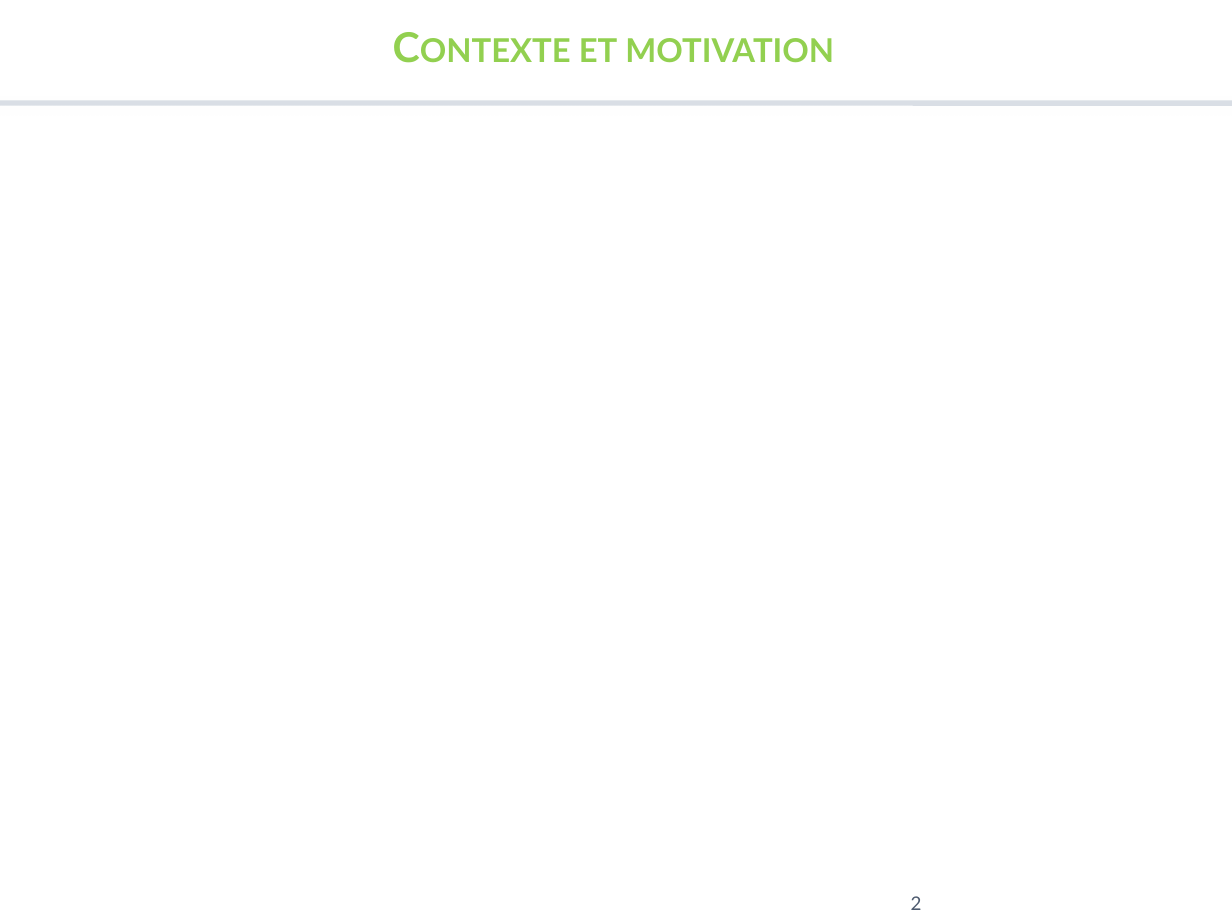
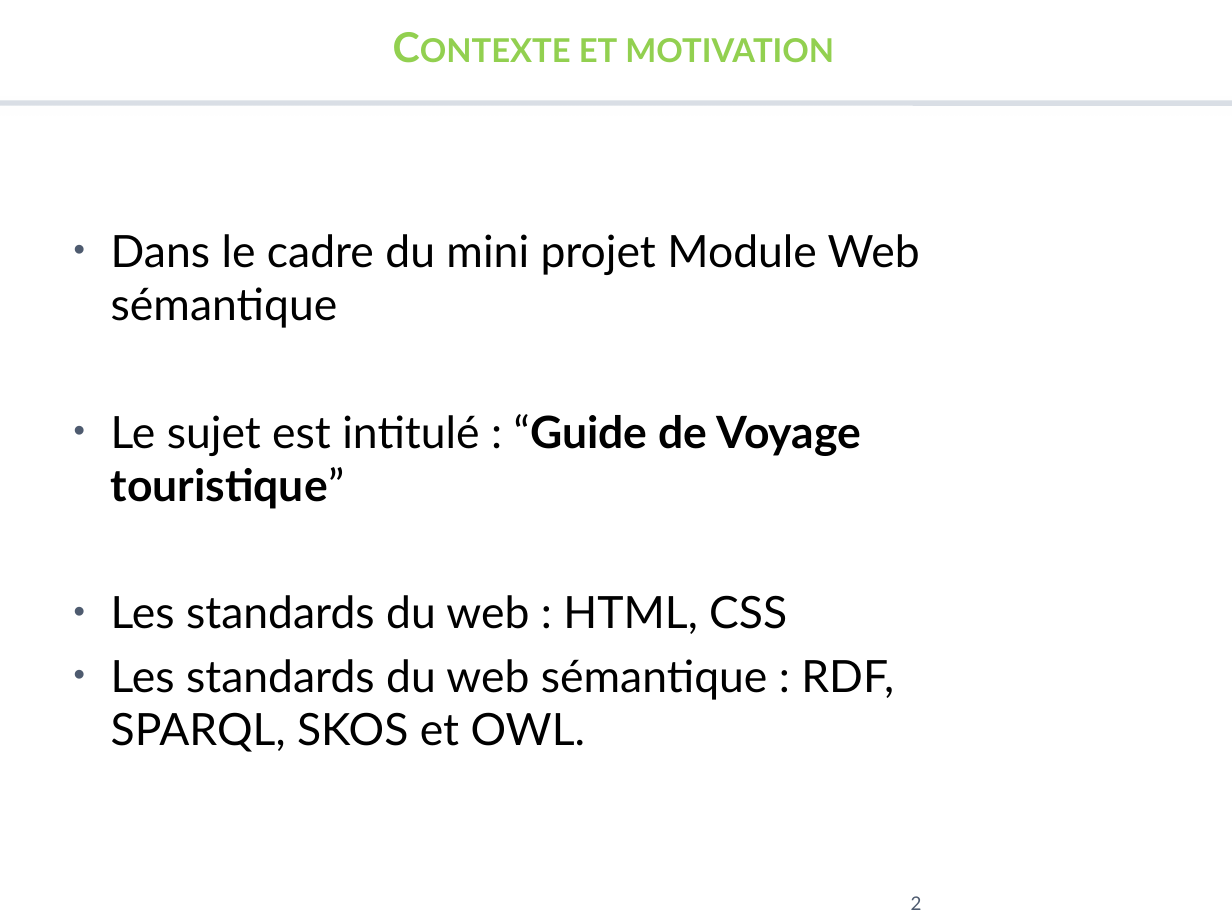
Before and after one commit to MissaouiAhmed/Web_S-mantique_Project, a slide deck: slide 2 of Rendu final/Presentation.pptx. Drawn at 1232x924 pixels with LibreOffice and Linux fonts; fonts in the diff are those of the drawing; background and template pictures are left out. Boxes give left, top, right and bottom in pixels: in the first picture for what was removed or moved away, otherwise in the second. Text is boxed around its words. In the diff, an @@ line names an element or a change of style, - is before the commit and + after.

```diff
--- a/Rendu final/Presentation.pptx
+++ b/Rendu final/Presentation.pptx
@@ text added at [111, 234, 920, 752], 26 pt, text #000000 @@
+• Dans le cadre du mini projet Module Web sémantique
+• Le sujet est intitulé : “Guide de Voyage touristique”
+• Les standards du web : HTML, CSS
+• Les standards du web sémantique : RDF, SPARQL, SKOS et OWL.
```
Also in this commit, not shown: 1 other slide changed, 5 slides added, 3 slides removed, 6 other files.
